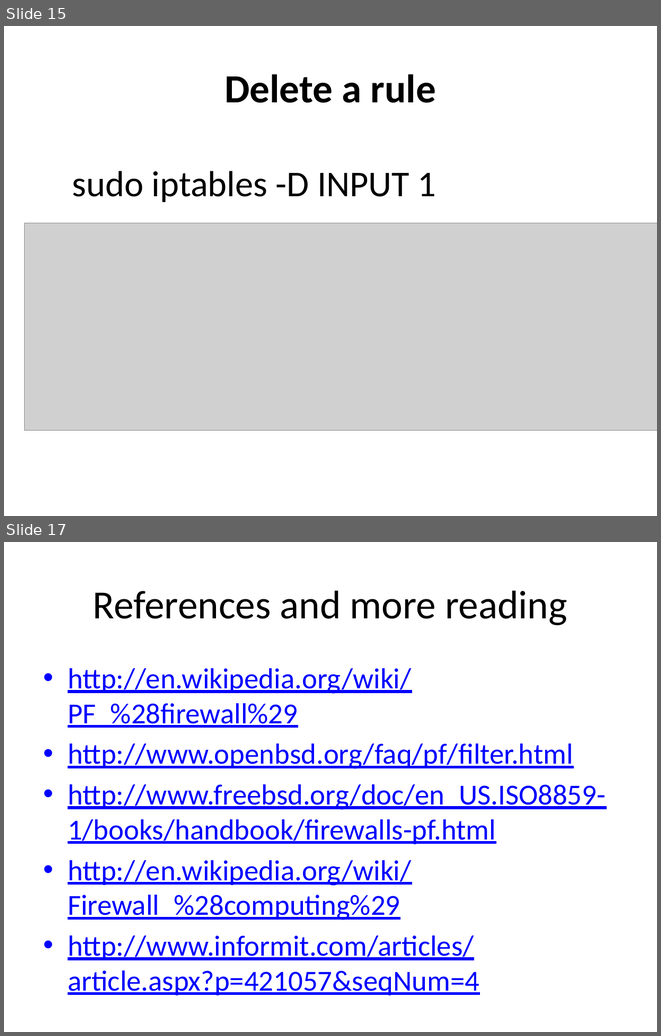
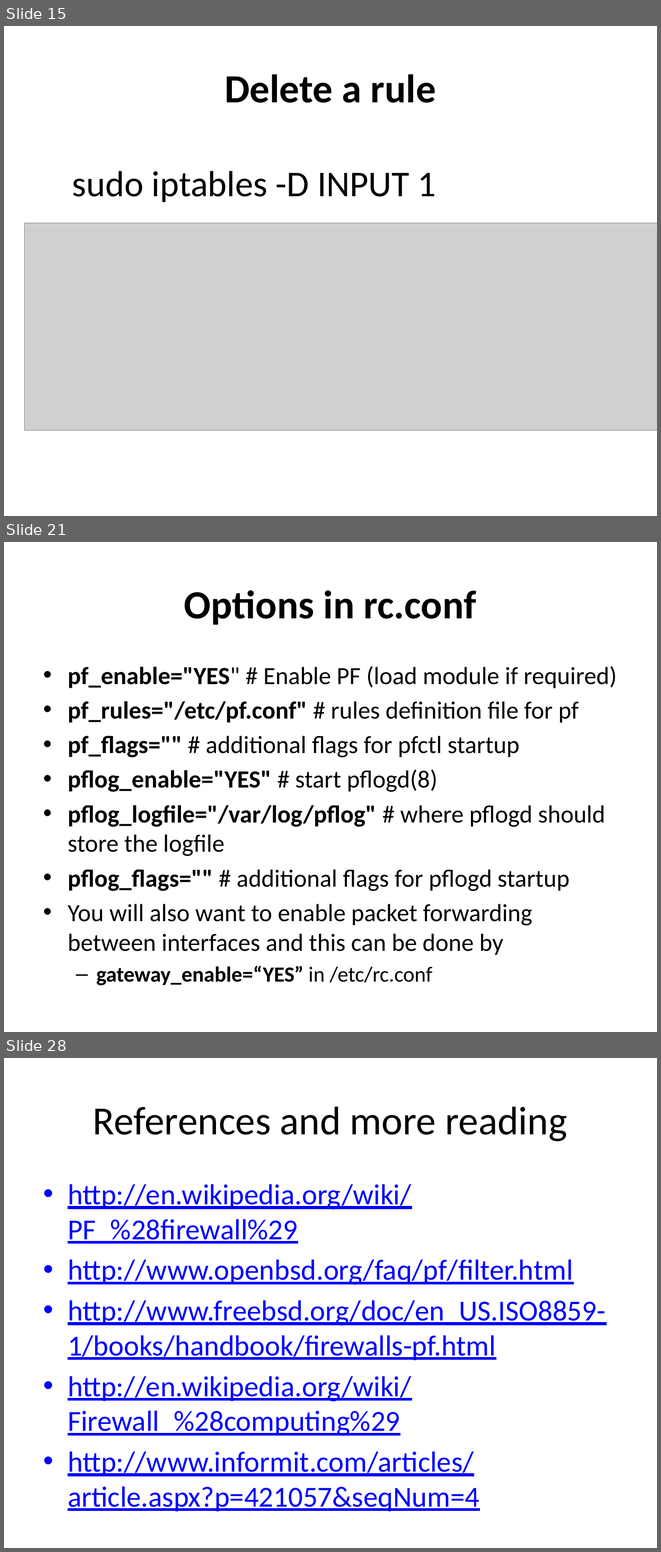
Before and after one commit to afnog/sse, a slide deck: firewalls/Firewalls_2019.pptx. Shown one above the other, each under a label of ours: slides 15 and 17 before the commit, slides 15, 21 and 28 after it; the slides between them are not shown. The pictures are 661x1036 and 661x1552 pixels, drawn with LibreOffice and Linux fonts; fonts in the diff are those of the drawing; grey boxes stand for pictures. Boxes give left, top, right and bottom in pixels: in the first picture for what was removed or moved away, otherwise in the second. Text is boxed around its words. In the diff, an @@ line names an element or a change of style, - is before the commit and + after.

```diff
--- a/firewalls/Firewalls_2019.pptx
+++ b/firewalls/Firewalls_2019.pptx
@@ slide 21 added at [4,542,657,1032], background #FFFFFF @@
@@ title added at [184,590,477,625], 44 pt, text #000000, bold @@
+Options in rc.conf
@@ text added at [68,666,617,985], 27.2 pt, text #000000 @@
+• pf_enable="YES" # Enable PF (load module if required)
+• pf_rules="/etc/pf.conf" # rules definition file for pf
+• pf_flags="" # additional flags for pfctl startup
+• pflog_enable="YES" # start pflogd(8)
+• pflog_logfile="/var/log/pflog" # where pflogd should store the logfile
+• pflog_flags="" # additional flags for pflogd startup
+• You will also want to enable packet forwarding between interfaces and this can be done by
+  – gateway_enable=“YES” in /etc/rc.conf
@@ what was slide 17 is now slide 28 @@
```
Also in this commit, not shown: 3 slides changed, 10 other slides added, 3 other files.
